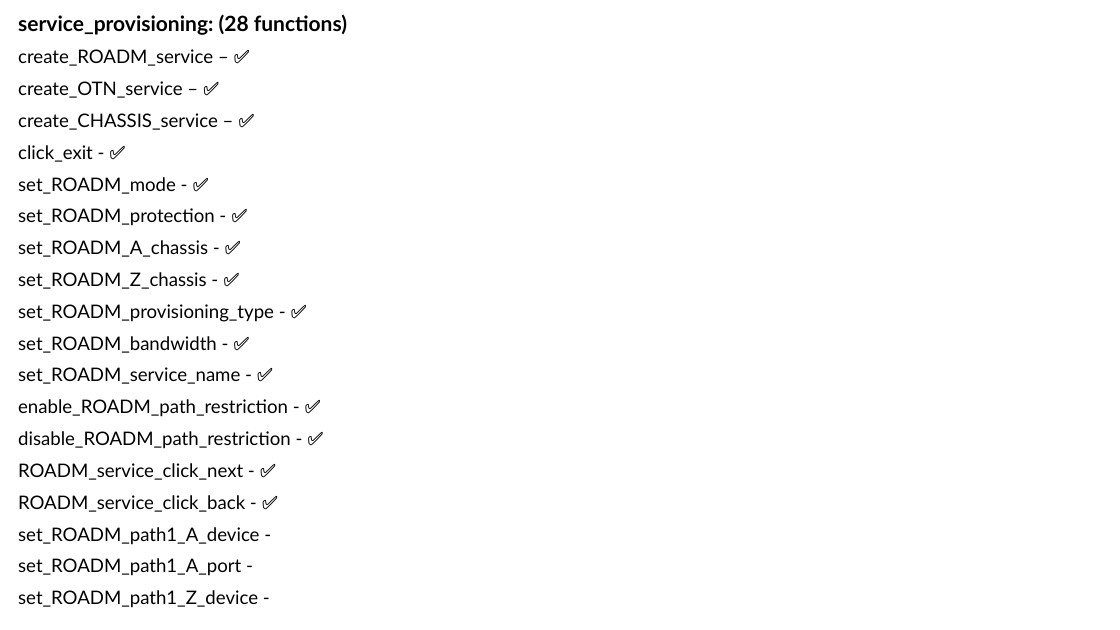
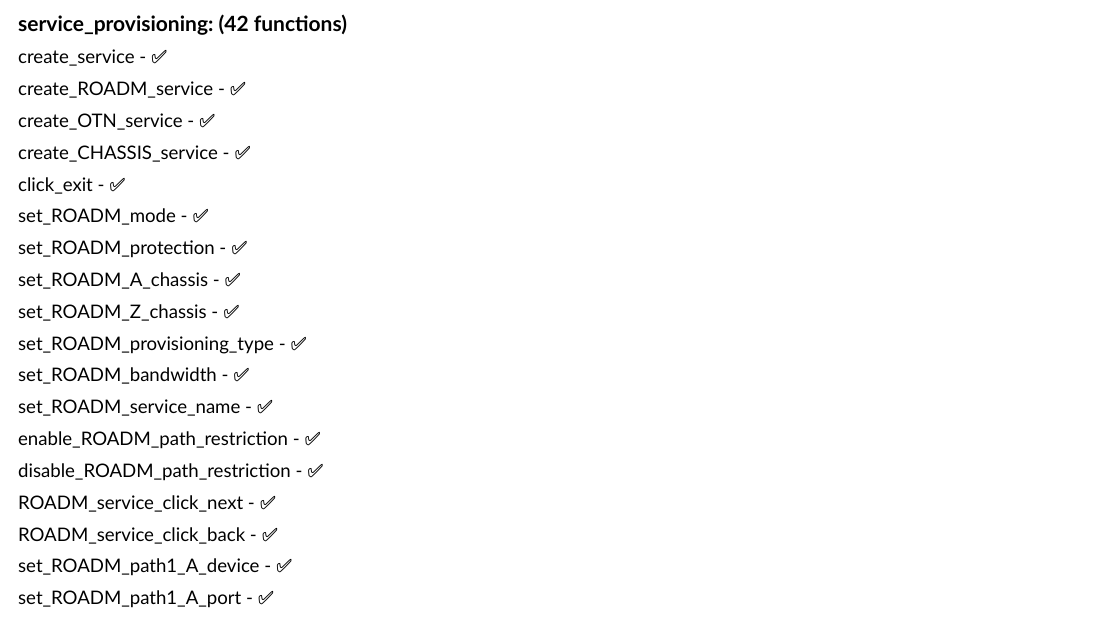
Before and after one commit to Yuval10Dahan/LightWatch_WEB, a slide deck: slide 15 of Docs/Progress_Check_Box.pptx (slide 13 before the commit). Drawn at 1120x630 pixels with LibreOffice and Linux fonts; fonts in the diff are those of the drawing. Boxes give left, top, right and bottom in pixels: in the first picture for what was removed or moved away, otherwise in the second. Text is boxed around its words. In the diff, an @@ line names an element or a change of style, - is before the commit and + after.

```diff
--- a/Docs/Progress_Check_Box.pptx
+++ b/Docs/Progress_Check_Box.pptx
@@ subtitle at box(18, 14, 347, 162): text changed @@
-service_provisioning: (28 functions)
-create_ROADM_service – ✅
-create_OTN_service – ✅
-create_CHASSIS_service – ✅
+service_provisioning: (42 functions)
+create_service - ✅
+create_ROADM_service - ✅
+create_OTN_service - ✅
+create_CHASSIS_service - ✅
@@ subtitle at box(18, 558, 259, 608): text changed @@
-set_ROADM_path1_A_device -
-set_ROADM_path1_A_port -
-set_ROADM_path1_Z_device -
+set_ROADM_path1_A_device - ✅
+set_ROADM_path1_A_port - ✅
```
Also in this commit, not shown: 13 other slides changed, 4 slides added, 38 other files.
